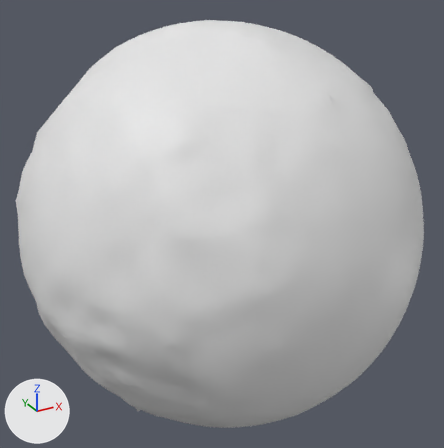
Renders of the OBJ model res/final/fullvolume/cleanedup/FullVolium.000489.obj from each side of a commit.
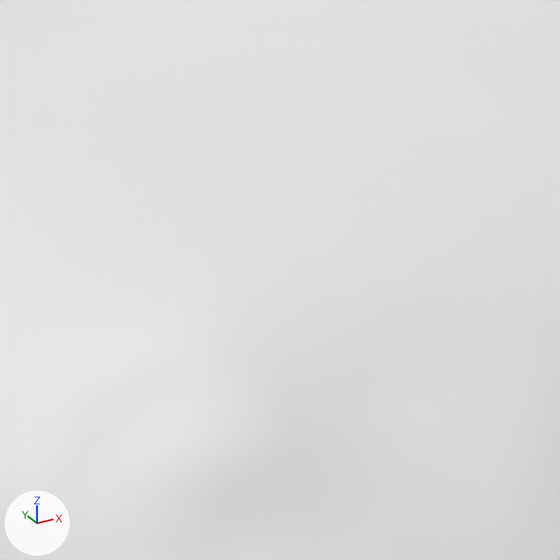
Old and new are each drawn whole from a camera (50 mm lens) standing at (511.3, -33.0, 1112.8) and looking at (622.6, 169.2, 1011.7) and again close up on the part from 30% to 58% of the width and 9% to 37% of the height. Lighting does not change. The marker at lower left points along +X, +Y and +Z. Where no turn or scale is listed for an object, it has been applied to the vertices.

The first close-up shows 'FullVolium.000489'.
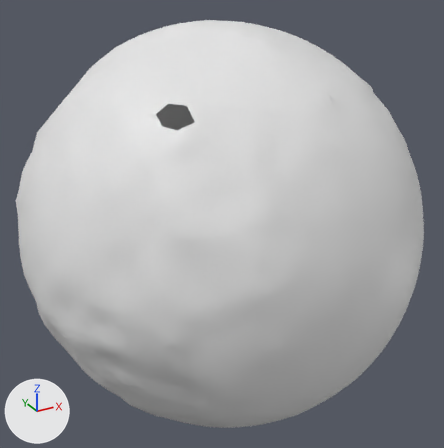
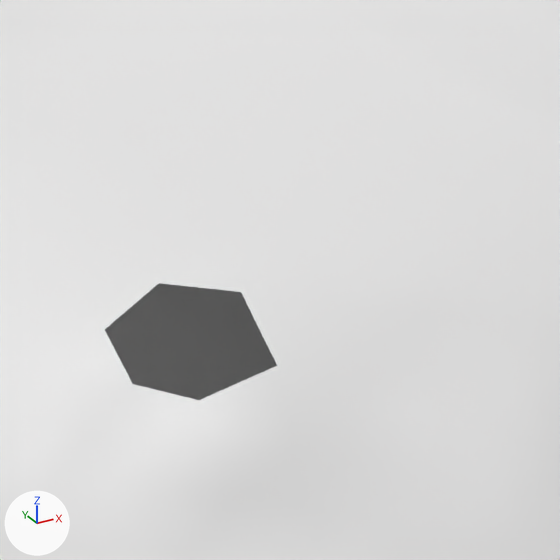
The change, as JSON lines over the scene's bpy script:
```json
{"block": "me_fullvolium_000489", "where": "me_fullvolium_000489.from_pydata(...)  # 5080 vertices, 10156 faces; spans x 543.0..701.0, y 90.0..249.0, z 932.0..1091.0"}
{"block": "me_fullvolium_000489", "where": "# used by ob_fullvolium_000489; location = (0.0, 0.0, 0.0)"}
{"block": "me_fullvolium_000489", "where": "# verts and faces of me_fullvolium_000489; kept vertices keep their numbers, new ones are numbered from 5080"}
{"block": "me_fullvolium_000489", "where": "# before: 4136 (580.0, 128.0, 1067.0) at pixel (132, 383), 4137 (580.0, 132.0, 1070.0) at pixel (104, 329), 4138 (584.0, 128.0, 1070.0) at pixel (183, 333), 4197 (588.0, 123.0, 1068.0) at pixel (277, 365), 4906 (588.0, 128.0, 1072.0) at pixel (240, 292)"}
{"block": "me_fullvolium_000489", "where": "# before: 5033 (584.0, 132.0, 1073.0) at pixel (158, 283), 5047 (584.0, 125.0, 1066.0) at pixel (198, 400)"}
{"block": "me_fullvolium_000489", "change": "me_fullvolium_000489 part 1"}
{"op": "add", "block": "me_fullvolium_000489", "code": "delete_vertices([4138])  # with the faces that use them"}
```

What differs and where, as boxes (x1, y1, x2, y2) in the close-ups (560 x 560 px):
```json
{"part": 1, "of": "me_fullvolium_000489", "change": "deleted", "before": [105, 283, 277, 400]}
```
